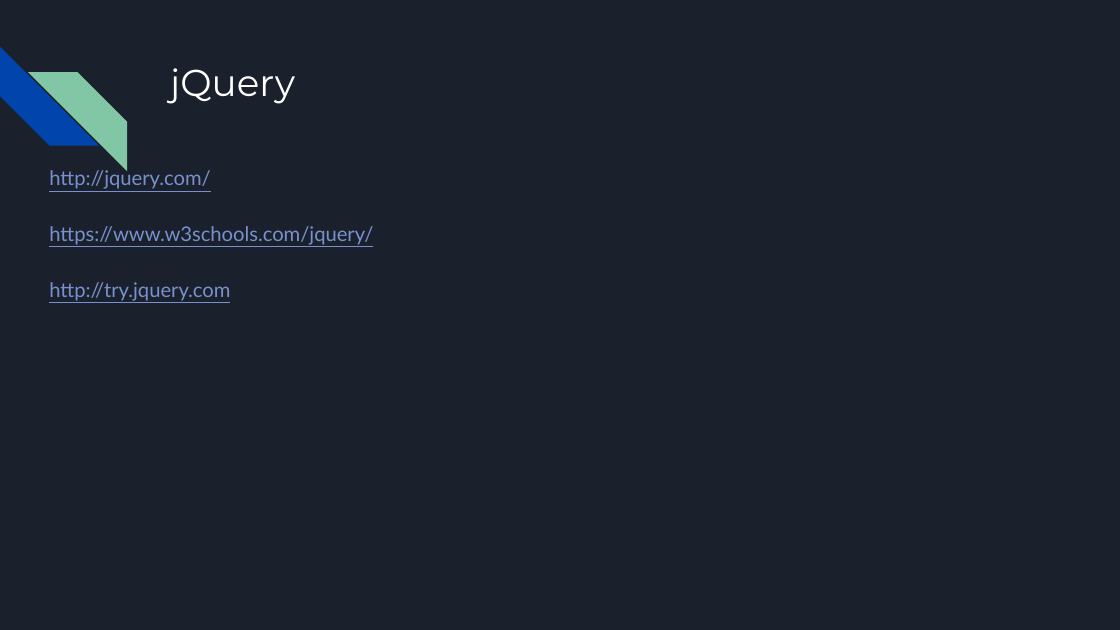
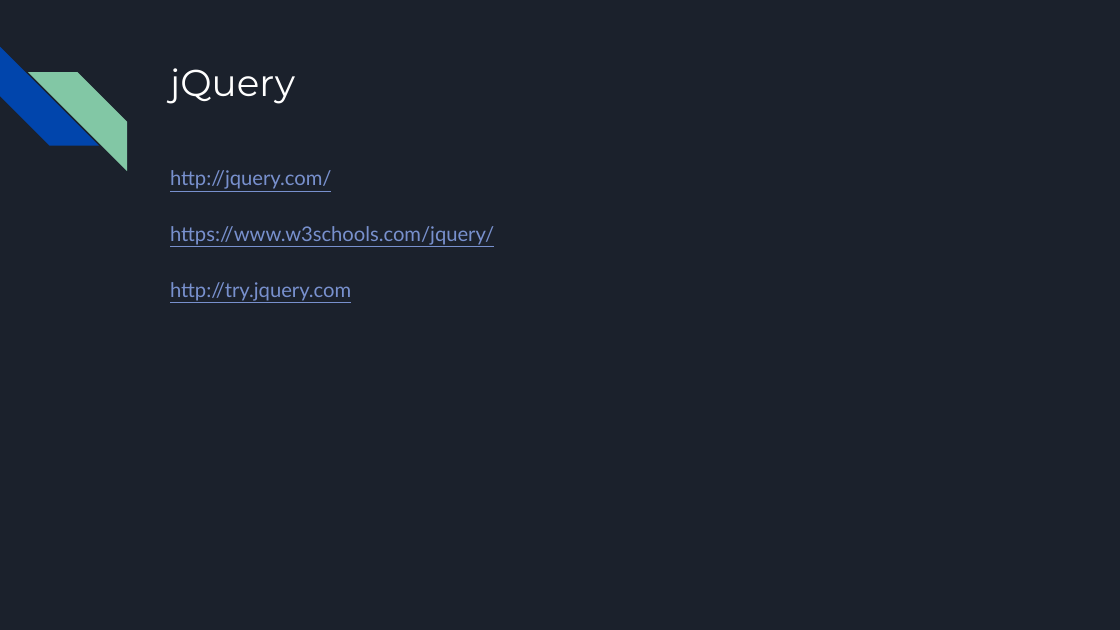
Before and after one commit to bulhard/Client-Side-Scripting-2021, a slide deck: slide 3 of 00 Presentations/10 JavaScript Libraries, Frameworks and Tools (Links).pptx. Drawn at 1120x630 pixels with LibreOffice and Linux fonts; fonts in the diff are those of the drawing. Boxes give left, top, right and bottom in pixels: in the first picture for what was removed or moved away, otherwise in the second. Text is boxed around its words. In the diff, an @@ line names an element or a change of style, - is before the commit and + after.

Commit message:
10

```diff
--- a/00 Presentations/10 JavaScript Libraries, Frameworks and Tools (Links).pptx
+++ b/00 Presentations/10 JavaScript Libraries, Frameworks and Tools (Links).pptx
@@ text "http://jquery.com/": place and size @@
-text "http://jquery.com/" at <box>49,168,373,301</box>
+text "http://jquery.com/" at <box>170,170,494,301</box>
```
